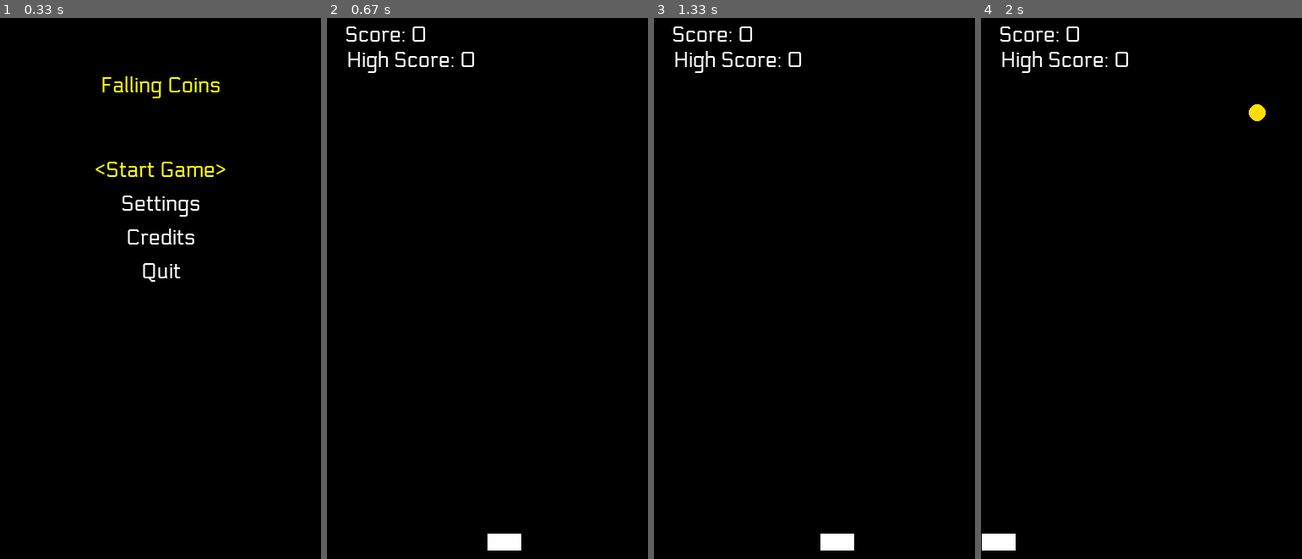
Above: before the commit, frames 1-4 (left to right).
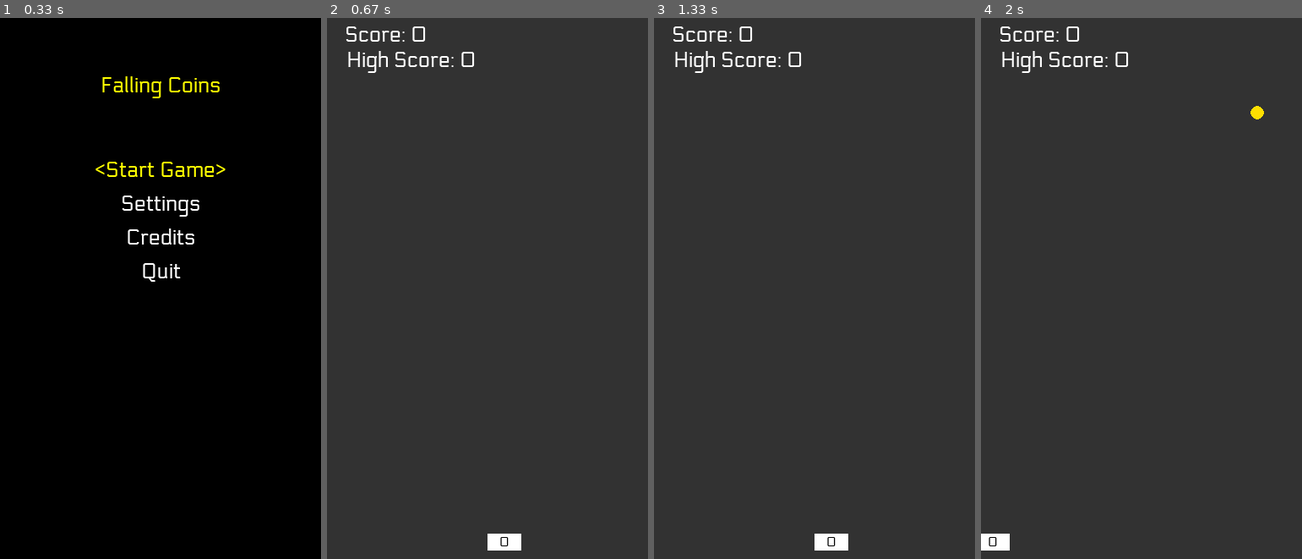
Above: after the commit, the same moments.

Repository: gargshi/falling_coins_pygame
Game: pygame game, started from fall_coins.py
The game is run twice, just before and just after one commit, with the same random seed, the same clock (stepped at 60 frames per second) and the same inputs.
Inputs:
- Up to frame 1 (0.33 s): no input
- Up to frame 2 (0.67 s): tap Enter at 0.33 s
- Up to frame 3 (1.33 s): hold Esc 0.67-1.13 s; hold Right 0.67-1.13 s; tap Enter at 1.17 s
- Up to frame 4 (2 s): hold Left 1.5-1.97 s

Frame 1 is identical in both runs. In frame 2, 99% of the frame differs, in the area x 0-100%, y 0-100%; in frame 3, 99%; in frame 4, 99%.

Commit message:
ui-changes-bug-fixes

Diff:
--- a/fall_coins.py
+++ b/fall_coins.py
@@ -10,28 +10,62 @@
 BASE_DIR = os.path.dirname(os.path.abspath(sys.argv[0]))
 SETTINGS_FILE = os.path.join(BASE_DIR, "settings.txt")
 
+# Window dimensions
+WIDTH, HEIGHT = 380, 640
+
+# Colors
+BLACK = (0, 0, 0)
+WHITE = (255, 255, 255)
+GOLD = (255, 223, 0)
+YELLOW = (255, 255, 0)
+GREEN = (0, 255, 0)
+RED = (255, 0, 0)
+GRAY = (128, 128, 128)
+GRAY_DARK = (50, 50, 50)
+
 # Session state
+player_stat={
+    "lives": 3,
+    "score": 0,
+    "width": 40,
+    "height": 20,
+    "speed": 7,
+    "color": WHITE
+}
+coin_stat={
+    "size": 8,
+    "color": GOLD,
+    "speed": 4,
+    "easy_speed":4,
+    "hard_speed":10,
+    "speed_increment":0.5,
+    "max_speed":12
+}
 session = {
     "difficulty": "Easy",
     "sound_on": True,
     "high_score": 0,
     "stg_high_score": 0,  # To track if high score changed during session
+    "max_player_width": WIDTH//2,  # Max width player can grow to
+    "max_player_speed": 5, #max speed player can grow to
+    "player_width_increment": 5,  # Width increase per 10 points
+    "player_stat": player_stat,
+    "coin_stat": coin_stat,
+    "tmp_chkpt_score":0  # Temporary checkpoint score for in-game tracking
 }
 
 meta_data = {
     "fallback_sys_font": "Consolas",
-    "font_path": "assets/fonts/Electrolize-Regular.ttf"
+    "font_path": "assets/fonts/Electrolize-Regular.ttf",
+    "game_version": "0.1.4"
 }
+
 # debug print fn
-
-
 def dprint(msg):
     if DEBUG:
         print(msg)
 
 # ----------------- Settings -----------------
-
-
 def save_settings():
     """Save session values to settings.txt"""
     with open(SETTINGS_FILE, "w") as f:
@@ -55,8 +89,6 @@
         save_settings()
 
 # ----------------- Helpers -----------------
-
-
 def resource_path(relative_path):
     """Get absolute path to resource (works for dev and PyInstaller)"""
     if hasattr(sys, "_MEIPASS"):
@@ -68,19 +100,16 @@
 pygame.init()
 load_settings()
 
-WIDTH, HEIGHT = 380, 640
+
 screen = pygame.display.set_mode((WIDTH, HEIGHT))
 pygame.display.set_caption("Falling Coins Game")
 
-BLACK = (0, 0, 0)
-WHITE = (255, 255, 255)
-GOLD = (255, 223, 0)
-YELLOW = (255, 255, 0)
+
+
+# ----------------- Fonts -----------------
+pygame.font.init()
 
 clock = pygame.time.Clock()
-# font = pygame.font.Font(resource_path("assets/fonts/Electrolize-Regular.ttf"), 24) or pygame.font.SysFont("Consolas", 20)
-# font = pygame.font.Font(resource_path(meta_data["font_path"]), 24)
-# sys_font = pygame.font.SysFont(meta_data["fallback_sys_font"], 20)
 
 # ----------------- Sounds -----------------
 pygame.mixer.init()
@@ -90,11 +119,6 @@
 
 
 # ----------------- UI Helpers -----------------
-# def draw_text(text, x, y, color=WHITE):
-#     """Helper to draw centered text"""
-#     label = font.render(text, True, color)
-#     rect = label.get_rect(center=(x, y))
-#     screen.blit(label, rect)
 def draw_text(text, x, y, color=WHITE, size=25, font_name=meta_data["font_path"], sys_font_name=meta_data["fallback_sys_font"], use_sysfont=False):
     """
     Draw centered text with adjustable font size.
@@ -155,7 +179,7 @@
     while True:
         screen.fill(BLACK)
         draw_text("Credits", WIDTH // 2, 80, YELLOW)
-        draw_text("Version: 0.1.3", WIDTH // 2, 180, WHITE)
+        draw_text(f"Version:{meta_data['game_version']} ", WIDTH // 2, 180, WHITE)
         draw_text("Developed by Shivam", WIDTH // 2, 250, WHITE)
         draw_text("Press ESC to return", WIDTH // 2, 400, WHITE, size=18)
 
@@ -173,7 +197,7 @@
 
 def pause_menu():
     """Pause Menu"""
-    options = ["Resume", "Main Menu"]
+    options = ["Resume", "Main Menu", "Quit"]
     selected = 0
 
     while True:
@@ -199,6 +223,8 @@
                     selected = (selected + 1) % len(options)
                 elif event.key == pygame.K_RETURN:
                     return options[selected].lower().replace(" ", "_")
+                elif event.key == pygame.K_ESCAPE:
+                    return "resume"
 
 
 def settings_menu():
@@ -247,35 +273,50 @@
 # ----------------- Game Loop -----------------
 def game_loop():
     """Main gameplay"""
-    player_width, player_height = 40, 20
+    # global player_width, player_height, player_speed
+    player_width = session["player_stat"]["width"]
+    player_height = session["player_stat"]["height"]
+    player_speed = session["player_stat"]["speed"]
     player_x = WIDTH // 2
     player_y = HEIGHT - player_height - 10
-    player_speed = 7
 
     coins = []
     score = 0
     # Initialize high score on start game or reseting game
     session["high_score"] = session.get("stg_high_score", 0)
-
-    coin_speed = 4 if session["difficulty"] == "Easy" else 7
-    spawn_chance = 20 if session["difficulty"] == "Easy" else 10
+    session["coin_stat"]["speed"] = session["coin_stat"]["easy_speed"] if session["difficulty"] == "Easy" else session["coin_stat"]["hard_speed"]
+    coin_speed_increment = session["coin_stat"]["speed_increment"]
+
+    spawn_chance = 30 #if session["difficulty"] == "Easy" else 10
 
     running = True
     while running:
-        screen.fill(BLACK)
+        screen.fill(GRAY_DARK or GRAY or BLACK) # Dark background for better visibility
+        coin_speed = session["coin_stat"]["speed"]
 
         for event in pygame.event.get():
             if event.type == pygame.QUIT:
                 pygame.quit()
                 sys.exit()
 
+            # Reset player color after timer
+            if event.type == pygame.USEREVENT + 1:
+                session["player_stat"]["color"] = WHITE
+                pygame.time.set_timer(pygame.USEREVENT + 1, 0)  # stop timer
+
+            if event.type == pygame.KEYDOWN and event.key == pygame.K_ESCAPE:
+                action = pause_menu()
+                if action == "main_menu":
+                    return
+                elif action == "quit":
+                    save_settings()
+                    pygame.quit()
+                    sys.exit()
+                elif action == "resume":
+                    continue
+
         # Player input
         keys = pygame.key.get_pressed()
-        if keys[pygame.K_ESCAPE]:
-            action = pause_menu()
-            if action == "main_menu":
-                return
-
         if keys[pygame.K_LEFT] and player_x > 0:
             player_x -= player_speed
         if keys[pygame.K_RIGHT] and player_x < WIDTH - player_width:
@@ -293,11 +334,21 @@
         for coin in coins[:]:
             if player_y < coin[1] + 10 and player_x < coin[0] < player_x + player_width:
                 score += 1
-                dprint(
-                    f"Score={score}, stg High Score={session['stg_high_score']}")
+                if score % 10 == 0 and score > 0 and player_width < session["max_player_width"]:
+                    player_width += session["player_width_increment"]  # Increase player width every 10 points
+                    player_speed = min(session["max_player_speed"], player_speed + 0.5)  # increase speed slightly, min 5
+                    session["player_stat"]["width"] = player_width
+                    session["player_stat"]["speed"] = player_speed
+                    session["coin_stat"]["speed"] = min(session["coin_stat"]["max_speed"], coin_speed + coin_speed_increment)
+                    session["player_stat"]["color"] = GREEN
+                    pygame.time.set_timer(pygame.USEREVENT + 1, 1000)  # Reset color after 1 second
+
+                dprint(f"Score={score}, stg High Score={session['stg_high_score']}")
                 if score > session["stg_high_score"]:
                     session["high_score"] = score
                     if session["sound_on"] and score == session["stg_high_score"]+1 and session["stg_high_score"] > 0:
+                        session["player_stat"]["color"] = GOLD
+                        pygame.time.set_timer(pygame.USEREVENT + 1, 1000)  # Reset color after 1 second
                         winner_sound.play()
                 coins.remove(coin)
                 if session["sound_on"]:
@@ -307,16 +358,26 @@
         coins = [c for c in coins if c[1] < HEIGHT]
 
         # Draw player
-        pygame.draw.rect(screen, WHITE, (player_x, player_y,
-                         player_width, player_height))
+        # pygame.draw.rect(screen, session["player_stat"]["color"], (player_x, player_y,
+        #                  player_width, player_height))
+        # After drawing player rect
+        player_rect = pygame.Rect(player_x, player_y, player_width, player_height)
+        pygame.draw.rect(screen, session["player_stat"]["color"], player_rect)
+
+        text_color = BLACK if session["player_stat"]["color"] in (WHITE, GOLD, GREEN) else WHITE
+        player_label = session["player_stat"].get("label", f"{score}")
+
+        # Use draw_text
+        draw_text(player_label, player_rect.centerx, player_rect.centery, color=text_color, size=15)
 
         # Draw coins
         for coin in coins:
-            pygame.draw.circle(screen, GOLD, (coin[0], coin[1]), 10)
+            pygame.draw.circle(screen, session["coin_stat"]["color"], (coin[0], coin[1]), session["coin_stat"]["size"])
 
         # Draw score
         draw_text(f"Score: {score}", 70, 20)
         draw_text(f"High Score: {session['high_score']}", 100, 50)
+        # draw_text(f"{coin_speed} Coin Speed: {session['coin_stat']['speed']}", 130, 80)
 
         pygame.display.flip()
         clock.tick(60)
@@ -339,275 +400,3 @@
         save_settings()
         pygame.quit()
         sys.exit()
-
-
-"""old code"""
-
-# import pygame
-# import random
-# import sys
-# import os
-
-# #settings file
-# BASE_DIR = os.path.dirname(os.path.abspath(sys.argv[0]))
-# SETTINGS_FILE = os.path.join(BASE_DIR, "settings.txt")
-
-# # Global settings
-# difficulty = "Easy"
-# sound_on = True
-# player_high_score = 0
-# session={
-#     "high_score":0
-# }
-# def save_settings():
-#     with open(SETTINGS_FILE, "w") as f:
-#         f.write(f"Difficulty: {difficulty}\n")
-#         f.write(f"Sound: {'On' if sound_on else 'Off'}\n")
-#         f.write(f"Player High Score: {player_high_score}\n")
-# def load_settings():
-#     """Load settings from file"""
-#     global difficulty, sound_on, player_high_score
-#     try:
-#         with open(SETTINGS_FILE, "r") as f:
-#             lines = f.readlines()
-#             difficulty = lines[0].strip().split(": ")[1]
-#             sound_on = lines[1].strip().split(": ")[1] == "On"
-#             player_high_score = int(lines[2].strip().split(": ")[1])  # Not used in current version
-#             session["high_score"]=player_high_score
-#             print(f"Loaded settings: Difficulty={difficulty}, Sound={'On' if sound_on else 'Off'}, Player High Score={player_high_score}")
-#     except FileNotFoundError:
-#         print("Settings file not found. Using default settings.")
-#         save_settings()
-
-# # Initialize pygame
-# pygame.init()
-
-# #load settings
-# load_settings()
-
-# # Screen setup
-# WIDTH, HEIGHT = 600, 400
-# screen = pygame.display.set_mode((WIDTH, HEIGHT))
-# pygame.display.set_caption("Falling Coins Game")
-
-# # Colors
-# BLACK = (0, 0, 0)
-# WHITE = (255, 255, 255)
-# GOLD = (255, 223, 0)
-# YELLOW = (255, 255, 0)
-
-# # Clock & Font
-# clock = pygame.time.Clock()
-# font = pygame.font.SysFont("Arial", 25)
-
-
-# def resource_path(relative_path):
-#     """Get absolute path to resource, works for dev and for PyInstaller"""
-#     if hasattr(sys, "_MEIPASS"):
-#         return os.path.join(sys._MEIPASS, relative_path)
-#     return os.path.join(os.path.abspath("."), relative_path)
-
-# # Load sounds
-# pygame.mixer.init()
-# coin_sound = pygame.mixer.Sound(resource_path("assets/sounds/got_coin.mp3"))  # Ensure you have a coin.wav file
-# winner_sound = pygame.mixer.Sound(resource_path("assets/sounds/winner.mp3"))  # Ensure you have a winner.wav file
-# loser_sound = pygame.mixer.Sound(resource_path("assets/sounds/loser.mp3"))  # Ensure you have a loser.wav file
-
-# def draw_text(text, x, y, color=WHITE):
-#     """Helper to draw centered text"""
-#     label = font.render(text, True, color)
-#     rect = label.get_rect(center=(x, y))
-#     screen.blit(label, rect)
-
-
-# def main_menu():
-#     """Main Menu screen"""
-#     options = ["Start Game", "Settings", "Quit"]
-#     selected = 0
-
-#     while True:
-#         screen.fill(BLACK)
-
-#         draw_text("Falling Coins", WIDTH // 2, 80, YELLOW)
-
-#         for i, option in enumerate(options):
-#             color = YELLOW if i == selected else WHITE
-#             option_sel=f"<{option}>" if i == selected else option
-#             draw_text(option_sel, WIDTH // 2, 180 + i * 40, color)
-
-#         pygame.display.flip()
-#         clock.tick(30)
-
-#         for event in pygame.event.get():
-#             if event.type == pygame.QUIT:
-#                 pygame.quit(); sys.exit()
-#             elif event.type == pygame.KEYDOWN:
-#                 if event.key == pygame.K_UP:
-#                     selected = (selected - 1) % len(options)
-#                 elif event.key == pygame.K_DOWN:
-#                     selected = (selected + 1) % len(options)
-#                 elif event.key == pygame.K_RETURN:
-#                     if options[selected] == "Start Game":
-#                         return "game"
-#                     elif options[selected] == "Settings":
-#                         return "settings"
-#                     elif options[selected] == "Quit":
-#                         pygame.quit(); sys.exit()
-
-
-# def pause_menu():
-#     """Pause Menu"""
-
-#     options = ["Resume", "Main Menu"]
-#     selected = 0
-
-#     while True:
-#         screen.fill(BLACK)
-#         draw_text("Paused", WIDTH // 2, 80, YELLOW)
-
-#         for i, option in enumerate(options):
-#             color = YELLOW if i == selected else WHITE
-#             option_sel=f"<{option}>" if i == selected else option
-#             draw_text(option_sel, WIDTH // 2, 180 + i * 40, color)
-
-#         pygame.display.flip()
-#         clock.tick(30)
-
-#         for event in pygame.event.get():
-#             if event.type == pygame.QUIT:
-#                 pygame.quit(); sys.exit()
-#             elif event.type == pygame.KEYDOWN:
-#                 if event.key == pygame.K_UP:
-#                     selected = (selected - 1) % len(options)
-#                 elif event.key == pygame.K_DOWN:
-#                     selected = (selected + 1) % len(options)
-#                 elif event.key == pygame.K_RETURN:
-#                     if options[selected] == "Resume":
-#                         return "resume"
-#                     elif options[selected] == "Main Menu":
-#                         return "main_menu"
-# def settings_menu():
-#     """Settings menu"""
-#     global difficulty, sound_on
-#     options = [f"Difficulty: {difficulty}", f"Sound: {'On' if sound_on else 'Off'}", "Back"]
-#     selected = 0
-
-#     while True:
-#         screen.fill(BLACK)
-#         draw_text("Settings", WIDTH // 2, 80, YELLOW)
-
-#         for i, option in enumerate(options):
-#             color = YELLOW if i == selected else WHITE
-#             option_sel=f"<{option}>" if i == selected else option
-#             draw_text(option_sel, WIDTH // 2, 180 + i * 40, color)
-
-#         pygame.display.flip()
-#         clock.tick(30)
-
-#         for event in pygame.event.get():
-#             if event.type == pygame.QUIT:
-#                 pygame.quit(); sys.exit()
-#             elif event.type == pygame.KEYDOWN:
-#                 if event.key == pygame.K_UP:
-#                     selected = (selected - 1) % len(options)
-#                 elif event.key == pygame.K_DOWN:
-#                     selected = (selected + 1) % len(options)
-#                 elif event.key == pygame.K_RETURN:
-#                     if options[selected].startswith("Difficulty"):
-#                         difficulty = "Hard" if difficulty == "Easy" else "Easy"
-#                         options[0] = f"Difficulty: {difficulty}"
-#                     elif options[selected].startswith("Sound"):
-#                         sound_on = not sound_on
-#                         options[1] = f"Sound: {'On' if sound_on else 'Off'}"
-#                     elif options[selected] == "Back":
-#                         return
-
-
-# def game_loop():
-#     """Main gameplay"""
-#     global difficulty, sound_on
-#     player_width, player_height = 40, 20
-#     player_x = WIDTH // 2
-#     player_y = HEIGHT - player_height - 10
-#     player_speed = 7
-
-#     coins = []
-#     score = 0
-#     global player_high_score
-
-#     coin_speed = 4 if difficulty == "Easy" else 7
-#     spawn_chance = 20 if difficulty == "Easy" else 10  # lower = more coins
-
-#     running = True
-#     while running:
-#         screen.fill(BLACK)
-
-#         for event in pygame.event.get():
-#             if event.type == pygame.QUIT:
-#                 pygame.quit(); sys.exit()
-
-#         # Player input
-#         keys = pygame.key.get_pressed()
-#         if keys[pygame.K_ESCAPE]:
-#             action = pause_menu()
-#             if action == "main_menu":
-#                 return
-#         if keys[pygame.K_LEFT] and player_x > 0:
-#             player_x -= player_speed
-#         if keys[pygame.K_RIGHT] and player_x < WIDTH - player_width:
-#             player_x += player_speed
-
-#         # Add new coin occasionally
-#         if random.randint(1, spawn_chance) == 1:
-#             coins.append([random.randint(10, WIDTH - 10), 0])
-
-#         # Move coins
-#         for coin in coins:
-#             coin[1] += coin_speed
-
-#         # Collision detection
-#         for coin in coins[:]:
-#             if (
-#                 player_y < coin[1] + 10
-#                 and player_x < coin[0] < player_x + player_width
-#             ):
-#                 score += 1
-#                 print(f"Score: {score}, high score: {player_high_score}")
-#                 print(f"Player High Score: {player_high_score}")
-#                 print(score>player_high_score)
-#                 if player_high_score >= 0 and score > session["high_score"]: #s1 hs0
-#                     if sound_on and winner_sound and score == session["high_score"]+1: #s1 hs0
-#                         winner_sound.play()
-#                     player_high_score = score#s1 hs0
-#                     save_settings()
-
-#                 coins.remove(coin)
-#                 if sound_on:
-#                     coin_sound.play()
-
-#         # Remove coins that fall off
-#         coins = [c for c in coins if c[1] < HEIGHT]
-
-#         # Draw player
-#         pygame.draw.rect(screen, WHITE, (player_x, player_y, player_width, player_height))
-
-#         # Draw coins
-#         for coin in coins:
-#             pygame.draw.circle(screen, GOLD, (coin[0], coin[1]), 10)
-
-#         # Draw score
-#         draw_text(f"Score: {score}", 70, 20)
-#         draw_text(f"High Score: {player_high_score}", 70, 50)
-
-#         pygame.display.flip()
-#         clock.tick(60)
-
-
-# # ---------- Main Game Flow ----------
-# while True:
-#     action = main_menu()
-#     if action == "game":
-#         game_loop()
-#     elif action == "settings":
-#         settings_menu()
-#         save_settings()
Not shown, changed: README.md
